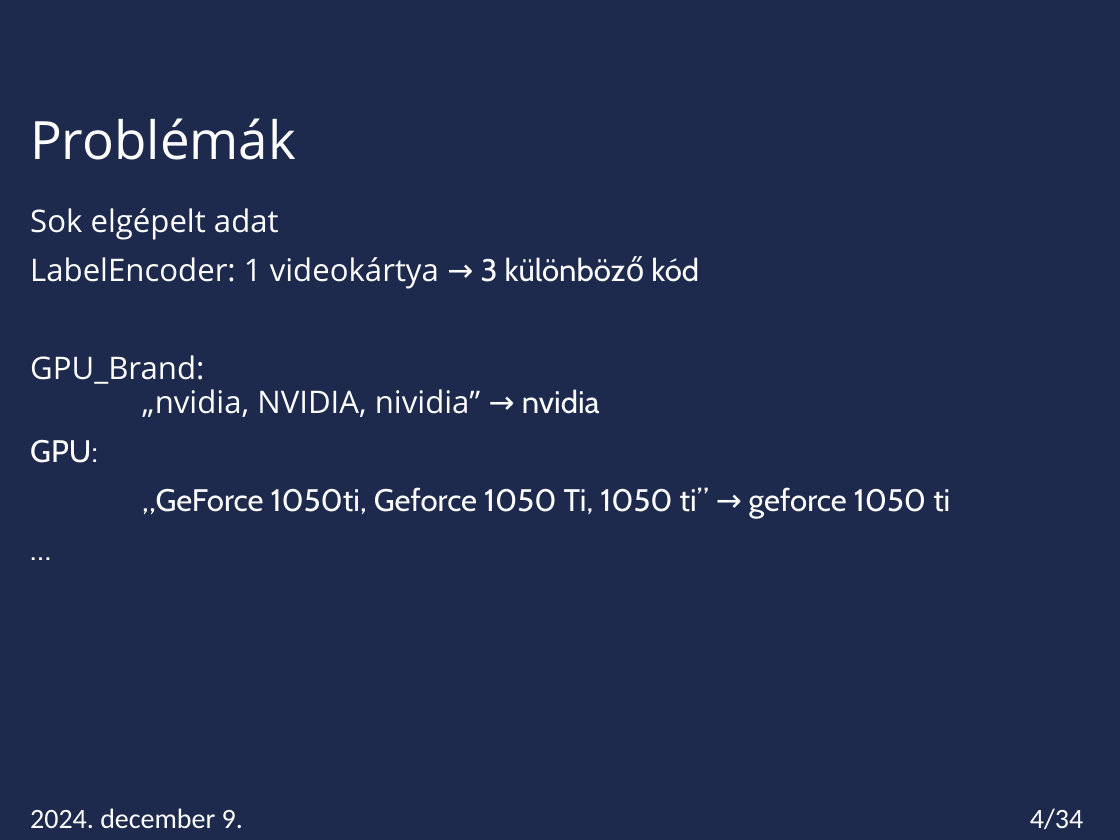
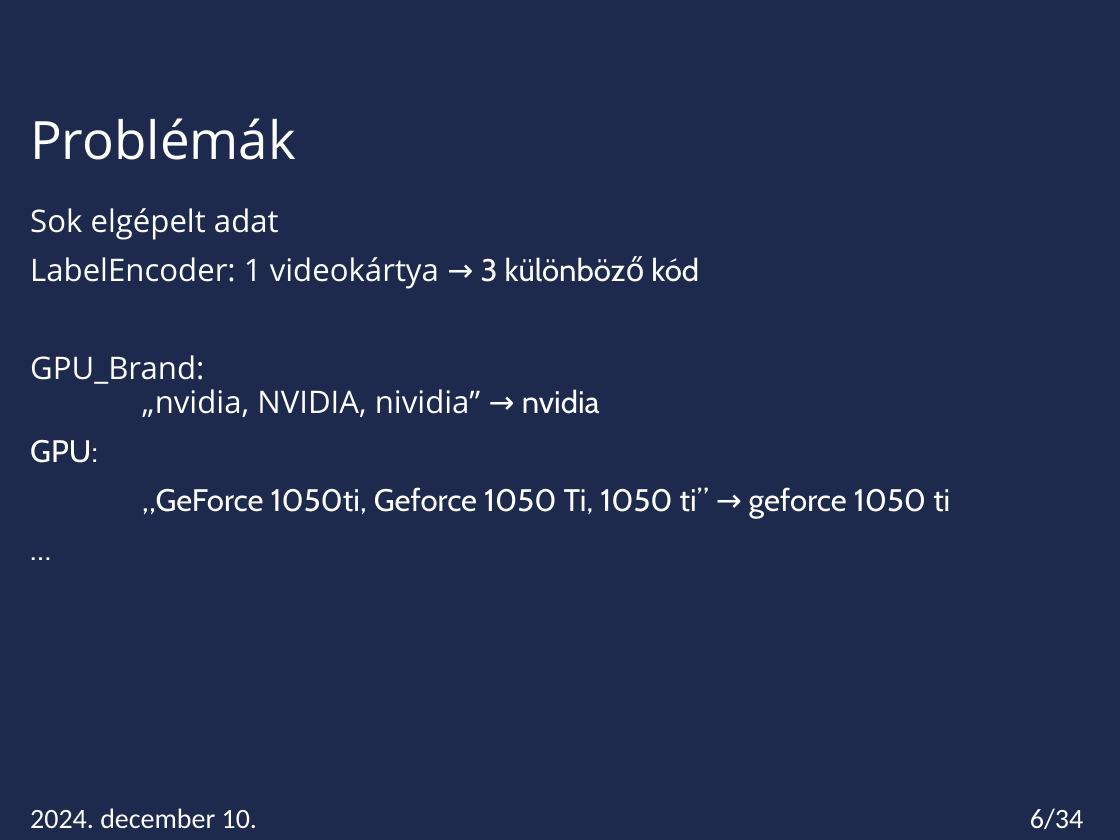
Before and after one commit to Miskota/Kaggle-laptop, a slide deck: slide 6 of laptop_regression.pptx (slide 4 before the commit). Drawn at 1120x840 pixels with LibreOffice and Linux fonts; fonts in the diff are those of the drawing; background and template pictures are left out. Boxes give left, top, right and bottom in pixels: in the first picture for what was removed or moved away, otherwise in the second. Text is boxed around its words. In the diff, an @@ line names an element or a change of style, - is before the commit and + after.

```diff
--- a/laptop_regression.pptx
+++ b/laptop_regression.pptx
@@ text at [30, 808, 257, 828]: text changed @@
-2024. december 9.
+2024. december 10.
@@ page number at [1030, 808, 1083, 830]: text changed @@
-4/34
+6/34
```
Also in this commit, not shown: 6 other slides changed, 5 slides added, 2 slides removed, 7 other files.
